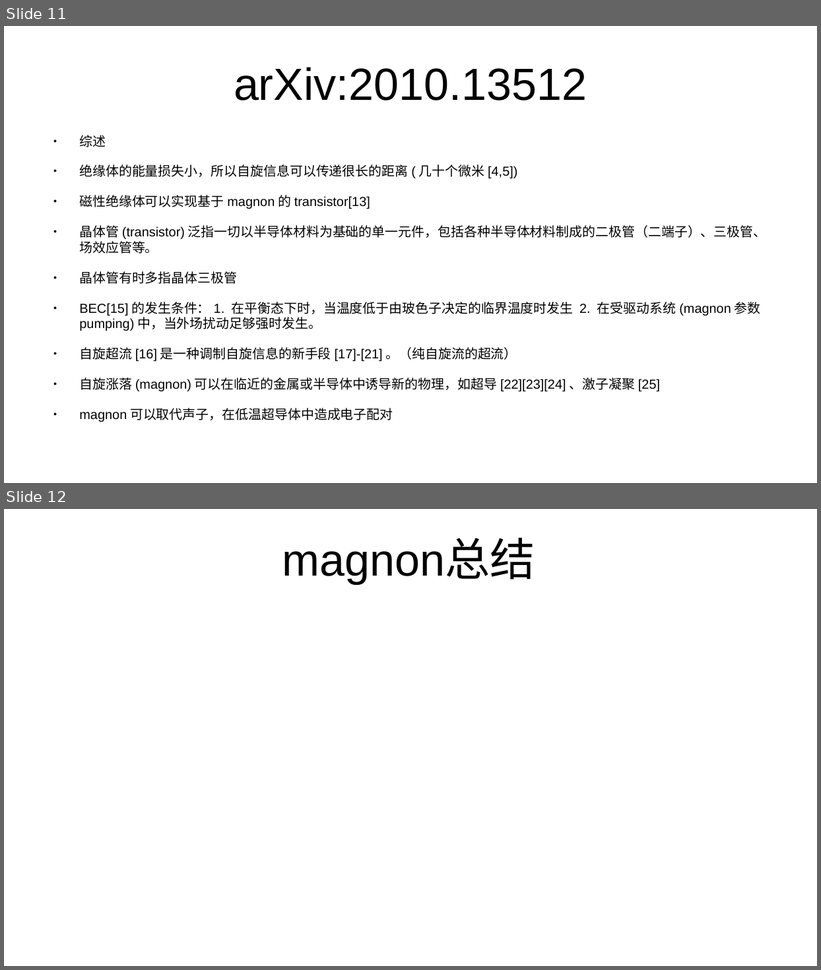
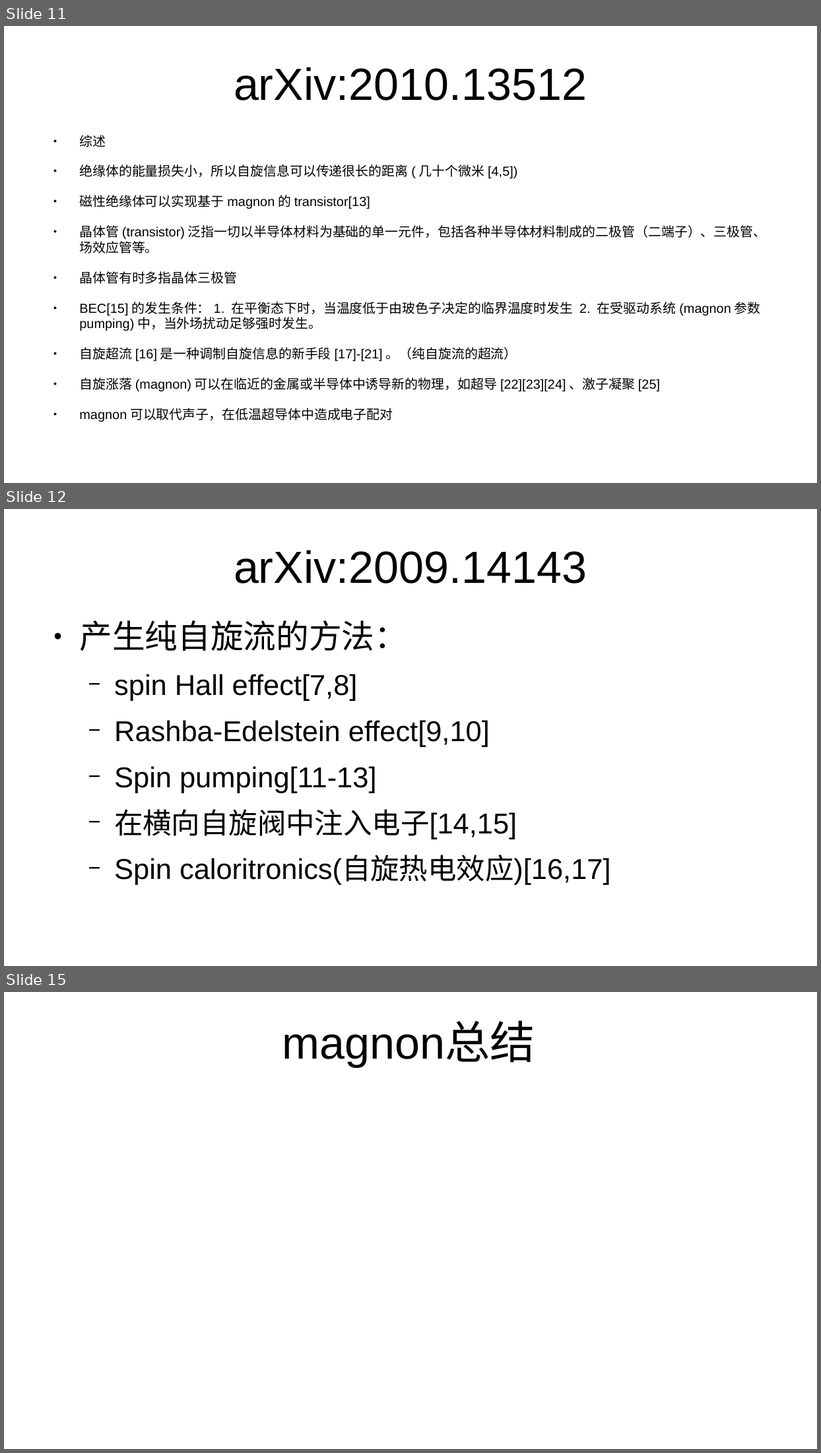
Before and after one commit to GoldenRaven/reference_reading, a slide deck: magnon.odp. Shown one above the other, each under a label of ours: slides 11 and 12 before the commit, slides 11, 12 and 15 after it; the slides between them are not shown. The pictures are 821x970 and 821x1453 pixels, drawn with LibreOffice and Linux fonts; fonts in the diff are those of the drawing. Boxes give left, top, right and bottom in pixels: in the first picture for what was removed or moved away, otherwise in the second. Text is boxed around its words. In the diff, an @@ line names an element or a change of style, - is before the commit and + after.

```diff
--- a/magnon.odp
+++ b/magnon.odp
@@ slide 12 added at (4, 509, 817, 966), background #FFFFFF @@
@@ title added at (234, 550, 587, 584), 44 pt, text #000000 @@
+arXiv:2009.14143
@@ text added at (79, 621, 611, 885), 28 pt, text #000000 @@
+● 产生纯自旋流的方法：
+  − spin Hall effect[7,8]
+  − Rashba-Edelstein effect[9,10]
+  − Spin pumping[11-13]
+  − 在横向自旋阀中注入电子[14,15]
+  − Spin caloritronics(自旋热电效应)[16,17]
@@ what was slide 12 is now slide 15 @@
```
Also in this commit, not shown: 2 other slides added, 1 other file.
